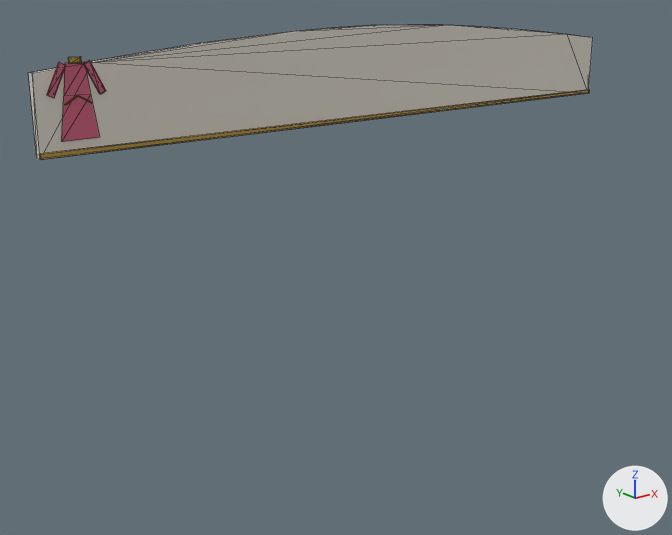
A saved change to the glTF model assets/models/nha_rap/bang/bang_nha_may_thanh_thao_60.glb.
Rendered twice from a 50 mm camera at (-2.03, -5.88, 3.66) aimed at (2.55, -0.15, 1.37). Every picture has the same lights, and +X, +Y and +Z are marked at lower right. The first picture is the older version. Mesh edges are drawn as thin lines. Vertices at exactly the same position are counted once.

Objects in the first picture: 'bang_nha_may_thanh_thao_60'.
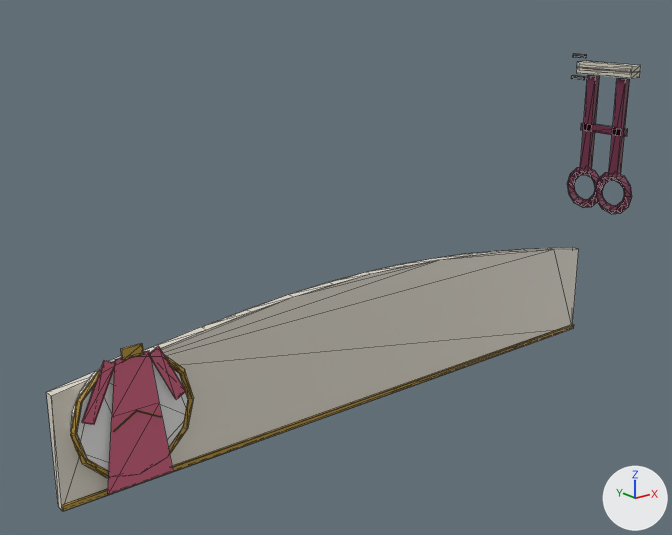
The edits, one by one:
me_vom_001 is used by ob_bang_nha_may_thanh_thao_60; location (0.0, 0.0, 0.0).
me_vom_001 had 84 vertices, 132 faces and spanned x 0.17..5.82, y -0.12..-0.04, z 2.54..3.28.
me_vom_001 now has 328 vertices, 592 faces and spans x 0.1..5.9, y -0.8..0.0, z 0.0..2.93.
me_vom_001 part 1: a new loose piece, a box spanning x 0.1..5.9, y -0.1..-0.08, z 0.01..0.05, in mat_pho_mausac.
me_vom_001 part 2: a new loose piece, a 20-sided cylinder along y spanning x 0.21..1.15, y -0.135..-0.085, z 0.13..1.07, in mat_pho_mausac.
me_vom_001 part 3: the loose piece of 6 vertices spanning x 0.32..0.58, y -0.11, z 2.64..3.13 is scaled about its middle by (2.08, 1, 2.08), then moved by (0.23, -0.06, -2.31).
me_vom_001 part 4: the loose piece of 8 vertices spanning x 0.26..0.39, y -0.12..-0.1, z 2.92..3.14 is scaled about its middle by (2.08, 1, 2.08), then moved by (0.09, -0.06, -2.16).
me_vom_001 part 5: the loose piece of 8 vertices spanning x 0.52..0.65, y -0.12..-0.1, z 2.92..3.14 is scaled about its middle by (2.08, 1, 2.08), then moved by (0.37, -0.06, -2.16).
me_vom_001 part 6: a new loose piece, a box spanning x 0.599..0.761, y -0.185..-0.165, z 1.072..1.154, in mat_pho_mausac.
me_vom_001 part 7: the loose piece of 12 vertices spanning x 0.36..0.55, y -0.12..-0.11, z 2.87..2.93 is scaled about its middle by (2.08, 1, 2.06), then moved by (0.22, -0.06, -2.3).
me_vom_001 part 8: a new loose piece, a box spanning x 5.65..5.71, y -0.64..-0.54, z 1.78..2.73, in mat_pho_mausac.
me_vom_001 part 9: a new loose piece, a box spanning x 5.65..5.71, y -0.3..-0.2, z 1.78..2.73, in mat_pho_mausac.
me_vom_001 part 10: a new loose piece, a box spanning x 5.65..5.71, y -0.67..-0.17, z 2.195..2.265, in mat_pho_mausac.
me_vom_001 part 11: a new loose piece, a box spanning x 5.665..5.695, y -0.14..0.0, z 2.895..2.925, in mat_pho_mausac.
me_vom_001 part 12: a new loose piece, a box spanning x 5.665..5.695, y -0.14..0.0, z 2.685..2.715, in mat_pho_mausac.
me_vom_001 part 13: a new loose piece, a box spanning x 5.61..5.75, y -0.72..-0.1, z 2.75..2.81, in mat_pho_mausac.
me_vom_001 part 14: a new loose piece, a box spanning x 5.61..5.75, y -0.72..-0.1, z 2.8..2.86, in mat_pho_mausac.
me_vom_001 part 15: a new loose piece of 92 vertices spanning x 5.63..5.72, y -0.8..-0.03, z 1.41..1.85, in mat_pho_mausac.
me_vom_001 part 16: a new loose piece of 48 vertices spanning x 0.19..1.17, y -0.17..-0.11, z 0.11..1.1, in mat_pho_mausac.
me_vom_001 part 17: a new loose piece of 34 vertices spanning x 0.1..5.9, y -0.08..0.0, z 0.0..1.2, in mat_pho_mausac.
me_vom_001 part 18: the loose piece of 34 vertices spanning x 0.17..5.82, y -0.1..-0.04, z 2.54..3.28 is deleted.
me_vom_001 part 19: the loose piece of 8 vertices spanning x 0.42..0.49, y -0.12..-0.11, z 3.13..3.17 is deleted.
me_vom_001 part 20: the loose piece of 8 vertices spanning x 0.17..5.82, y -0.11..-0.09, z 2.54..2.58 is deleted.
Other edits to the shape of me_vom_001 do not show in these pictures.

Where the change shows, as pixel boxes (x1, y1, x2, y2) in the pictures (672 x 535 px; the box of a moved part takes in the faces that stretch with it):
'bang_nha_may_thanh_thao_60', reshaped (237% taller)
    before: (28, 25, 593, 160)
    after: (46, 54, 641, 511)
part 1 of me_vom_001, added
    after: (62, 324, 574, 511)
part 2 of me_vom_001, added
    after: (70, 356, 188, 471)
part 3 of me_vom_001, moved or reshaped
    before: (62, 62, 100, 142)
    after: (108, 350, 173, 494)
part 4 of me_vom_001, moved or reshaped
    before: (47, 62, 66, 98)
    after: (82, 360, 116, 424)
part 5 of me_vom_001, moved or reshaped
    before: (84, 61, 106, 94)
    after: (149, 346, 186, 399)
part 6 of me_vom_001, added
    after: (121, 343, 144, 360)
part 7 of me_vom_001, moved or reshaped
    before: (65, 95, 92, 105)
    after: (114, 410, 161, 431)
part 8 of me_vom_001, added (brown)
    after: (608, 78, 630, 177)
part 9 of me_vom_001, added (brown)
    after: (580, 76, 600, 173)
part 10 of me_vom_001, added
    after: (581, 123, 628, 137)
part 11 of me_vom_001, added
    after: (573, 54, 587, 58)
part 12 of me_vom_001, added
    after: (571, 76, 585, 80)
part 13 of me_vom_001, added
    after: (577, 67, 640, 78)
part 14 of me_vom_001, added
    after: (577, 61, 641, 73)
part 15 of me_vom_001, added (brown)
    after: (567, 167, 632, 214)
part 16 of me_vom_001, added
    after: (70, 355, 194, 478)
part 17 of me_vom_001, added
    after: (46, 247, 579, 511)
part 18 of me_vom_001, deleted
    before: (28, 25, 593, 160)
part 19 of me_vom_001, deleted
    before: (68, 57, 81, 64)
part 20 of me_vom_001, deleted
    before: (40, 90, 590, 159)
